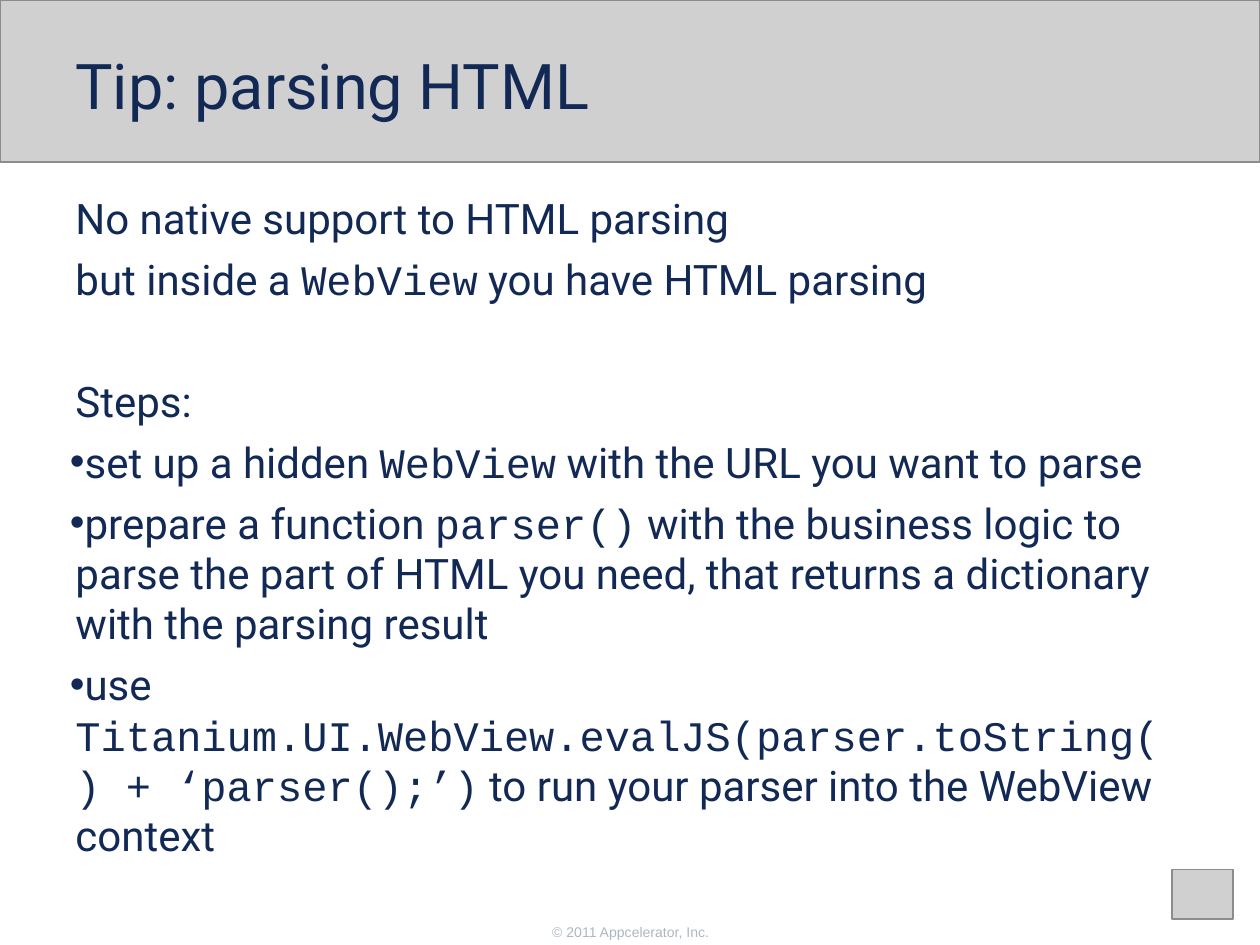
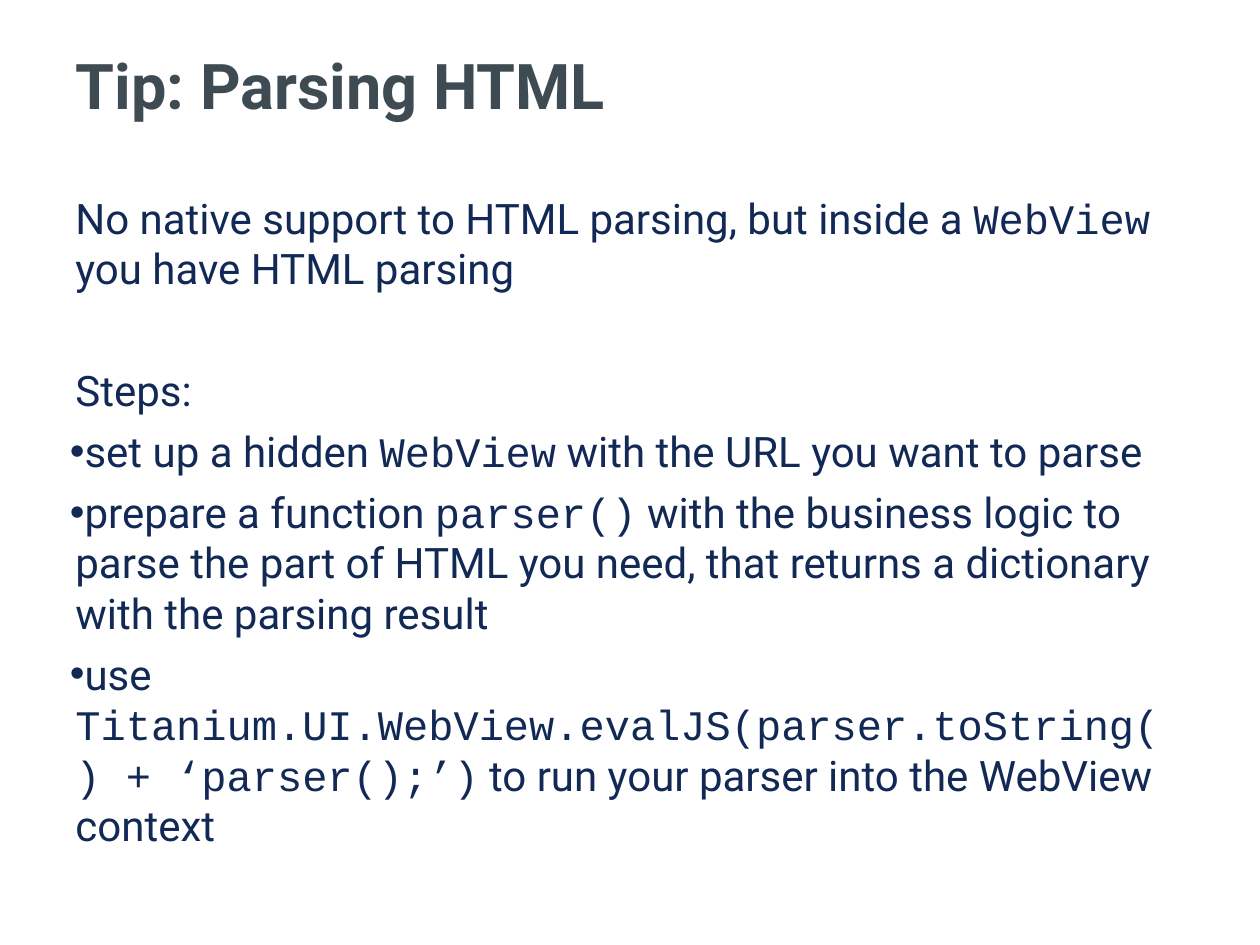
Before and after one commit to appcelerator-training-archive/tcad_certification, a slide deck: slide 14 of 260/260.ppt. Drawn at 1260x945 pixels with LibreOffice and Linux fonts; fonts in the diff are those of the drawing; grey boxes stand for pictures; background and template pictures are left out. Boxes give left, top, right and bottom in pixels: in the first picture for what was removed or moved away, otherwise in the second. Text is boxed around its words. In the diff, an @@ line names an element or a change of style, - is before the commit and + after.

```diff
--- a/260/260.ppt
+++ b/260/260.ppt
@@ picture removed at (0,0,1260,163) @@
@@ title at (76,62,605,122): text changed; text colour #122956 to #3F4B53; bold on @@
-Tip: parsing HTML
+Tip: Parsing HTML
@@ text at (75,202,1150,293): text changed @@
-No native support to HTML parsing
-but inside a WebView you have HTML parsing
+No native support to HTML parsing, but inside a WebView you have HTML parsing
@@ picture removed at (1172,869,1232,919) @@
@@ text removed at (566,927,709,940) @@
-© 2011 Appcelerator, Inc.
```
Also in this commit, not shown: 10 other slides changed, 8 slides added, 5 slides removed, 12 other files.
